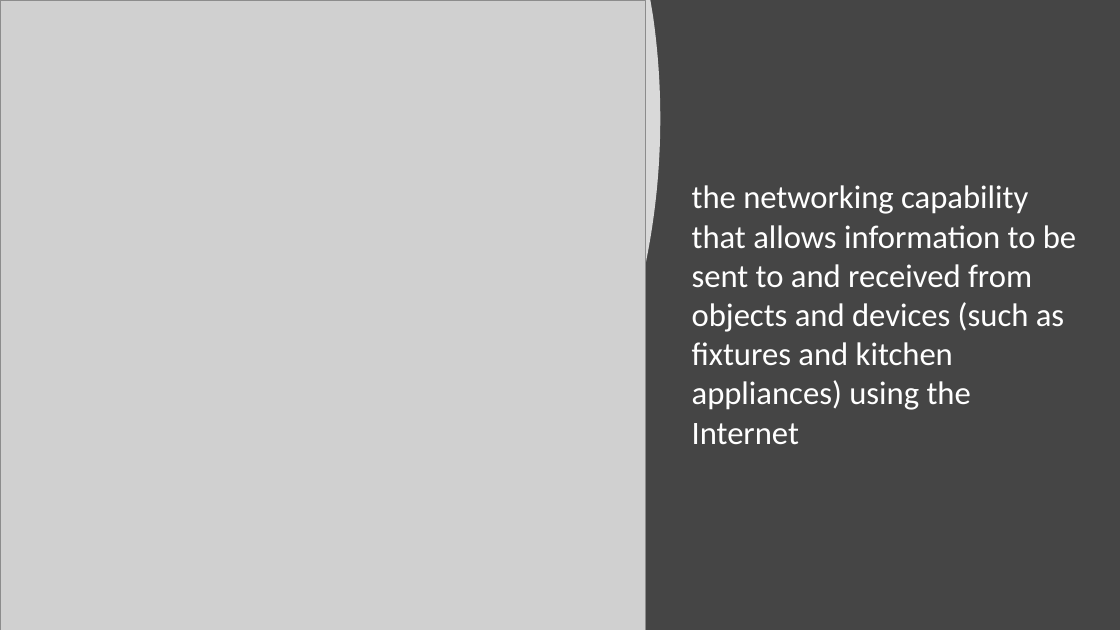
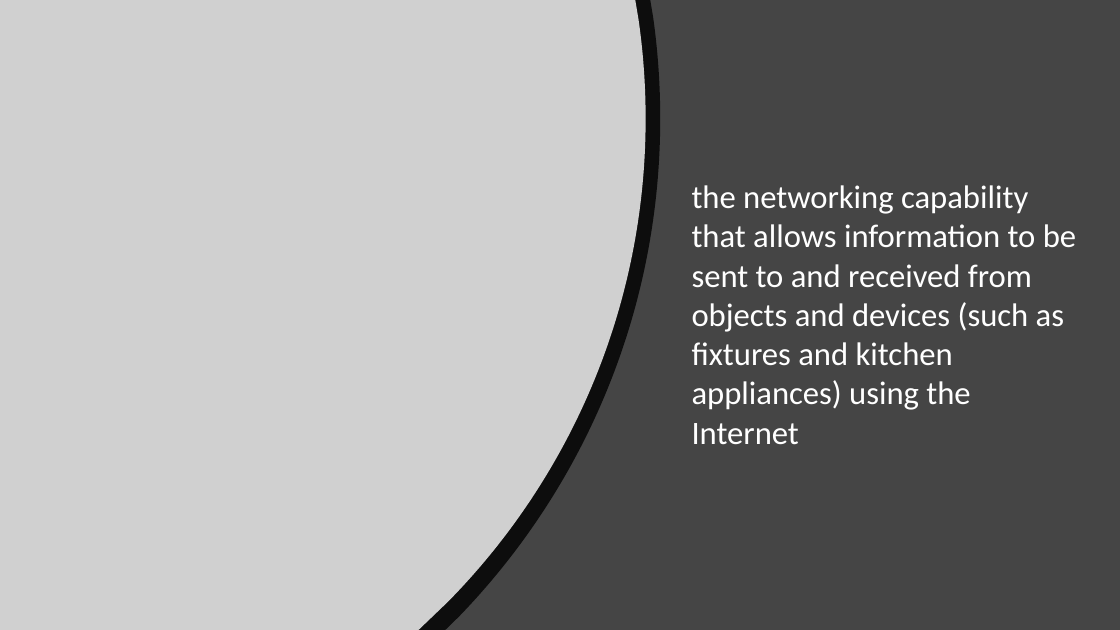
Before and after one commit to Iziram/iutCours, a slide deck: slide 2 of Anglais/english tedtalk.pptx. Drawn at 1120x630 pixels with LibreOffice and Linux fonts; fonts in the diff are those of the drawing; grey boxes stand for pictures. Boxes give left, top, right and bottom in pixels: in the first picture for what was removed or moved away, otherwise in the second. Text is boxed around its words. In the diff, an @@ line names an element or a change of style, - is before the commit and + after.

```diff
--- a/Anglais/english tedtalk.pptx
+++ b/Anglais/english tedtalk.pptx
@@ picture at [0, 0, 646, 630]: outline redrawn @@
@@ freeform shape at [0, 0, 660, 630]: fill #FFFFFF at 80% opacity to #000000 at 80% opacity; outline redrawn @@
```
Also in this commit, not shown: 4 other slides changed, 1 other file.
